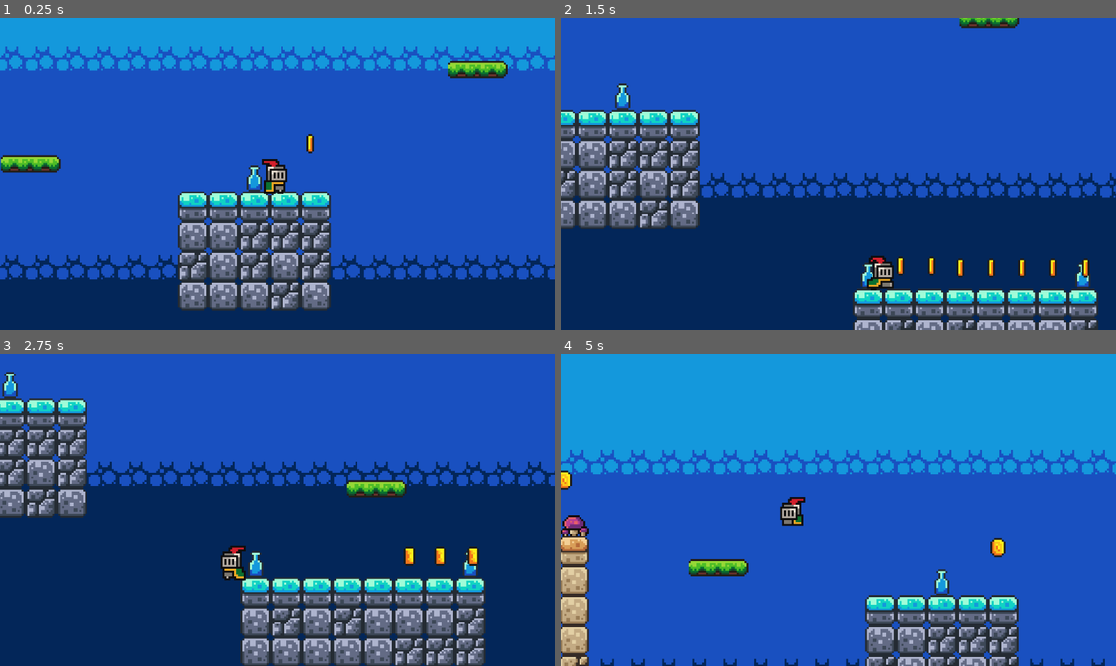
Above: before the commit, frames 1-4 (two rows, left to right).
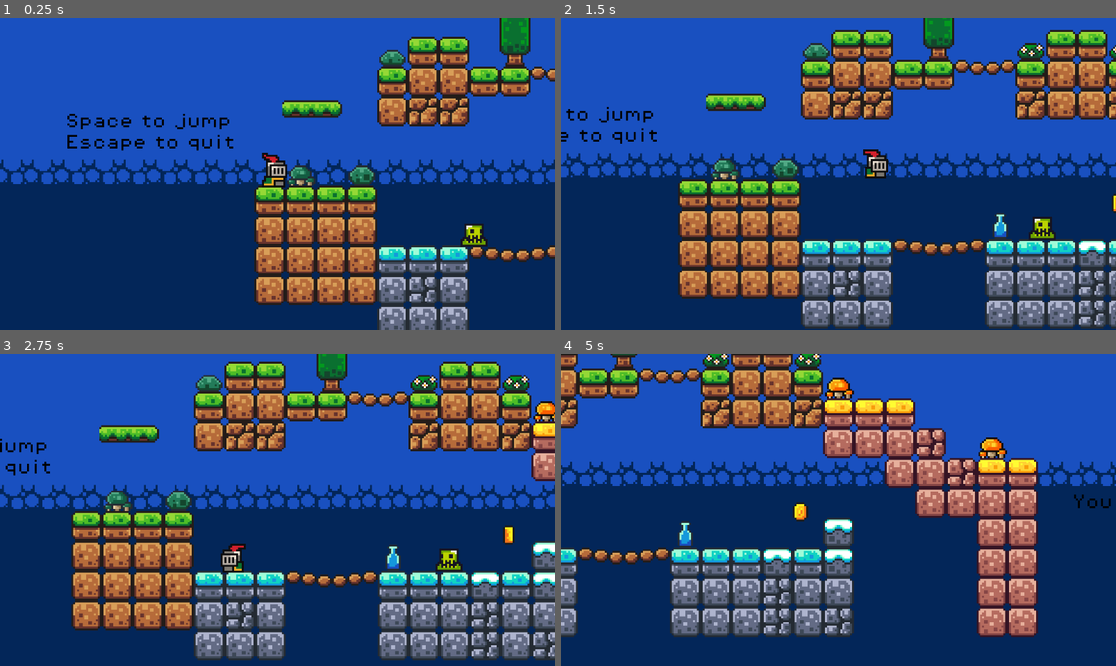
Above: after the commit, the same moments.

Repository: Bdavis90/Godot-2D-Game
Game: Godot game, scene res://Scenes/game.tscn
Same seed, same stepped clock (60 frames per second), same inputs: the game is played once before the commit and once after it.
Inputs:
- Up to frame 1 (0.25 s): no input
- Up to frame 2 (1.5 s): hold D (move_right) from 0.53 s (still down); tap Space (jump) at 0.6, 0.77, 1.07, 1.35 s
- Up to frame 3 (2.75 s): tap Space (jump) at 1.52, 1.82, 2.1 s; release D (move_right) at 2.03 s; hold A (move_left) from 2.03 s (still down)
- Up to frame 4 (5 s): release A (move_left) at 2.78 s; hold D (move_right) 2.78-4.28 s; tap Space (jump) at 2.85, 3.02, 3.32, 3.6, 3.77, 4.07, 4.35, 4.52, 4.82 s; hold A (move_left) from 4.28 s (still down)

The runs differ from the first frame. In frame 1, 59% of the frame differs, in the area x 0-100%, y 0-100%; in frame 2, 48%; in frame 3, 54%; in frame 4, 97%.

Commit message:
sounds for collecting coins and player damage. Added new hurt animation for player

Diff:
--- a/Scenes/coin.tscn
+++ b/Scenes/coin.tscn
@@ -1,7 +1,8 @@
-[gd_scene load_steps=17 format=3 uid="uid://75jt0kh85yxn"]
+[gd_scene load_steps=21 format=3 uid="uid://75jt0kh85yxn"]
 
 [ext_resource type="Texture2D" uid="uid://cg3eg418nrij0" path="res://Assets/sprites/coin.png" id="1_tta46"]
 [ext_resource type="Script" path="res://Scripts/coin.gd" id="1_wrb88"]
+[ext_resource type="AudioStream" uid="uid://dlsi8pkq10mua" path="res://Assets/sounds/coin.wav" id="3_jd3wu"]
 
 [sub_resource type="AtlasTexture" id="AtlasTexture_vmcti"]
 atlas = ExtResource("1_tta46")
@@ -98,6 +99,103 @@
 [sub_resource type="CircleShape2D" id="CircleShape2D_0fafe"]
 radius = 4.0
 
+[sub_resource type="Animation" id="Animation_ad2bl"]
+tracks/0/type = "value"
+tracks/0/imported = false
+tracks/0/enabled = true
+tracks/0/path = NodePath("AnimatedSprite2D:visible")
+tracks/0/interp = 1
+tracks/0/loop_wrap = true
+tracks/0/keys = {
+"times": PackedFloat32Array(0),
+"transitions": PackedFloat32Array(1),
+"update": 1,
+"values": [true]
+}
+tracks/1/type = "value"
+tracks/1/imported = false
+tracks/1/enabled = true
+tracks/1/path = NodePath("CollisionShape2D:disabled")
+tracks/1/interp = 1
+tracks/1/loop_wrap = true
+tracks/1/keys = {
+"times": PackedFloat32Array(0),
+"transitions": PackedFloat32Array(1),
+"update": 1,
+"values": [false]
+}
+tracks/2/type = "value"
+tracks/2/imported = false
+tracks/2/enabled = true
+tracks/2/path = NodePath("PickupSound:playing")
+tracks/2/interp = 1
+tracks/2/loop_wrap = true
+tracks/2/keys = {
+"times": PackedFloat32Array(0),
+"transitions": PackedFloat32Array(1),
+"update": 1,
+"values": [false]
+}
+
+[sub_resource type="Animation" id="Animation_pagaf"]
+resource_name = "pickup"
+tracks/0/type = "value"
+tracks/0/imported = false
+tracks/0/enabled = true
+tracks/0/path = NodePath("AnimatedSprite2D:visible")
+tracks/0/interp = 1
+tracks/0/loop_wrap = true
+tracks/0/keys = {
+"times": PackedFloat32Array(0),
+"transitions": PackedFloat32Array(1),
+"update": 1,
+"values": [false]
+}
+tracks/1/type = "value"
+tracks/1/imported = false
+tracks/1/enabled = true
+tracks/1/path = NodePath("CollisionShape2D:disabled")
+tracks/1/interp = 1
+tracks/1/loop_wrap = true
+tracks/1/keys = {
+"times": PackedFloat32Array(0),
+"transitions": PackedFloat32Array(1),
+"update": 1,
+"values": [true]
+}
+tracks/2/type = "value"
+tracks/2/imported = false
+tracks/2/enabled = true
+tracks/2/path = NodePath("PickupSound:playing")
+tracks/2/interp = 1
+tracks/2/loop_wrap = true
+tracks/2/keys = {
+"times": PackedFloat32Array(0),
+"transitions": PackedFloat32Array(1),
+"update": 1,
+"values": [true]
+}
+tracks/3/type = "method"
+tracks/3/imported = false
+tracks/3/enabled = true
+tracks/3/path = NodePath(".")
+tracks/3/interp = 1
+tracks/3/loop_wrap = true
+tracks/3/keys = {
+"times": PackedFloat32Array(1),
+"transitions": PackedFloat32Array(1),
+"values": [{
+"args": [],
+"method": &"queue_free"
+}]
+}
+
+[sub_resource type="AnimationLibrary" id="AnimationLibrary_gvdso"]
+_data = {
+"RESET": SubResource("Animation_ad2bl"),
+"pickup": SubResource("Animation_pagaf")
+}
+
 [node name="Coin" type="Area2D"]
 collision_mask = 2
 script = ExtResource("1_wrb88")
@@ -110,4 +208,12 @@
 [node name="CollisionShape2D" type="CollisionShape2D" parent="."]
 shape = SubResource("CircleShape2D_0fafe")
 
+[node name="PickupSound" type="AudioStreamPlayer2D" parent="."]
+stream = ExtResource("3_jd3wu")
+
+[node name="AnimationPlayer" type="AnimationPlayer" parent="."]
+libraries = {
+"": SubResource("AnimationLibrary_gvdso")
+}
+
 [connection signal="body_entered" from="." to="." method="_on_body_entered"]
--- a/Scenes/game.tscn
+++ b/Scenes/game.tscn
@@ -416,6 +416,21 @@
 
 [sub_resource type="WorldBoundaryShape2D" id="WorldBoundaryShape2D_styup"]
 
+[sub_resource type="Animation" id="Animation_xig1c"]
+length = 0.001
+tracks/0/type = "value"
+tracks/0/imported = false
+tracks/0/enabled = true
+tracks/0/path = NodePath(".:position")
+tracks/0/interp = 1
+tracks/0/loop_wrap = true
+tracks/0/keys = {
+"times": PackedFloat32Array(0),
+"transitions": PackedFloat32Array(1),
+"update": 0,
+"values": [Vector2(365, 109)]
+}
+
 [sub_resource type="Animation" id="Animation_7bn1x"]
 resource_name = "move"
 loop_mode = 2
@@ -432,7 +447,13 @@
 "values": [Vector2(365, 109), Vector2(451, 109)]
 }
 
-[sub_resource type="Animation" id="Animation_xig1c"]
+[sub_resource type="AnimationLibrary" id="AnimationLibrary_scas6"]
+_data = {
+"RESET": SubResource("Animation_xig1c"),
+"move": SubResource("Animation_7bn1x")
+}
+
+[sub_resource type="Animation" id="Animation_1eyxw"]
 length = 0.001
 tracks/0/type = "value"
 tracks/0/imported = false
@@ -444,13 +465,7 @@
 "times": PackedFloat32Array(0),
 "transitions": PackedFloat32Array(1),
 "update": 0,
-"values": [Vector2(365, 109)]
-}
-
-[sub_resource type="AnimationLibrary" id="AnimationLibrary_scas6"]
-_data = {
-"RESET": SubResource("Animation_xig1c"),
-"move": SubResource("Animation_7bn1x")
+"values": [Vector2(1324, 122)]
 }
 
 [sub_resource type="Animation" id="Animation_0b3ij"]
@@ -470,21 +485,6 @@
 "values": [Vector2(1324, 144), Vector2(1324, 25)]
 }
 
-[sub_resource type="Animation" id="Animation_1eyxw"]
-length = 0.001
-tracks/0/type = "value"
-tracks/0/imported = false
-tracks/0/enabled = true
-tracks/0/path = NodePath(".:position")
-tracks/0/interp = 1
-tracks/0/loop_wrap = true
-tracks/0/keys = {
-"times": PackedFloat32Array(0),
-"transitions": PackedFloat32Array(1),
-"update": 0,
-"values": [Vector2(1324, 122)]
-}
-
 [sub_resource type="AnimationLibrary" id="AnimationLibrary_ttaeg"]
 _data = {
 "RESET": SubResource("Animation_1eyxw"),
@@ -516,10 +516,10 @@
 layer_0/name = "Background"
 layer_0/tile_data = PackedInt32Array(327679, 1, 14, 393215, 1, 15, 262144, 1, 14, 327680, 1, 15, 262145, 1, 14, 327681, …(63523 unchanged characters)…
 layer_1/name = "Mid"
-layer_1/tile_data = PackedInt32Array(327680, 1, 0, 327681, 1 …(6440 unchanged characters)… 3217, 0, 131168, 1, 8, 196705, 393217, 0)
+layer_1/tile_data = PackedInt32Array(327680, 1, 0, 327681, 1 …(6440 unchanged characters)… 3217, 0, 131168, 1, 8, 196705, 393217, 0, 589836, 393217, 1, 524300, 393217, 1, 458764, 393217, 0, 524303, 393217, 1, 589839, 524289, 1, 458767, 458753, 1, 393231, 458753, 1)
 
 [node name="Player" parent="." instance=ExtResource("1_777jt")]
-position = Vector2(1145, 67)
+position = Vector2(7, 121)
 
 [node name="Camera2D" type="Camera2D" parent="Player"]
 position = Vector2(1, -7)
@@ -564,30 +564,29 @@
 [node name="Platform5" parent="Platforms" instance=ExtResource("3_cse00")]
 position = Vector2(1250, 11)
 
-[node name="Slime" parent="." instance=ExtResource("6_wev6c")]
-position = Vector2(540, 123)
-
 [node name="Labels" type="Node" parent="."]
 
 [node name="Label" type="Label" parent="Labels"]
 offset_left = -102.0
-offset_top = 96.0
+offset_top = 83.0
 offset_right = 31.0
-offset_bottom = 171.0
+offset_bottom = 158.0
 theme_override_colors/font_color = Color(0, 0, 0, 1)
 theme_override_fonts/font = ExtResource("7_tf6be")
 theme_override_font_sizes/font_size = 8
-text = "Space to jump"
+text = "Space to jump
+Escape to quit"
 
 [node name="Label2" type="Label" parent="Labels"]
-offset_left = 350.0
-offset_top = 137.0
-offset_right = 483.0
-offset_bottom = 160.0
+offset_left = 364.0
+offset_top = 124.0
+offset_right = 497.0
+offset_bottom = 147.0
 theme_override_colors/font_color = Color(0, 0, 0, 1)
 theme_override_fonts/font = ExtResource("7_tf6be")
 theme_override_font_sizes/font_size = 8
-text = "Falling hurts
+text = "You fall you die
+
 "
 
 [node name="Label3" type="Label" parent="Labels"]
@@ -701,3 +700,6 @@
 
 [node name="Coin30" parent="Coins" instance=ExtResource("4_qwd7l")]
 position = Vector2(1547, 65)
+
+[node name="slime" parent="." instance=ExtResource("6_wev6c")]
+position = Vector2(95, 140)
--- /dev/null
+++ b/Scenes/music.tscn
@@ -0,0 +1,8 @@
+[gd_scene load_steps=2 format=3 uid="uid://c4vjbvhopsswc"]
+
+[ext_resource type="AudioStream" uid="uid://t76yad8o13ko" path="res://Assets/music/time_for_adventure.mp3" id="1_qpwac"]
+
+[node name="Music" type="AudioStreamPlayer2D"]
+stream = ExtResource("1_qpwac")
+autoplay = true
+bus = &"Music"
--- a/Scenes/player.tscn
+++ b/Scenes/player.tscn
@@ -1,7 +1,24 @@
-[gd_scene load_steps=26 format=3 uid="uid://b64obw1264rpd"]
+[gd_scene load_steps=32 format=3 uid="uid://b64obw1264rpd"]
 
 [ext_resource type="Script" path="res://Scripts/player.gd" id="1_j7i0r"]
 [ext_resource type="Texture2D" uid="uid://pmhbktwjlhob" path="res://Assets/sprites/knight.png" id="1_v1mj0"]
+[ext_resource type="AudioStream" uid="uid://c4ls2ch1g3hy1" path="res://Assets/sounds/hurt.wav" id="3_b6tjl"]
+
+[sub_resource type="AtlasTexture" id="AtlasTexture_s7mtj"]
+atlas = ExtResource("1_v1mj0")
+region = Rect2(0, 192, 32, 32)
+
+[sub_resource type="AtlasTexture" id="AtlasTexture_kg06c"]
+atlas = ExtResource("1_v1mj0")
+region = Rect2(32, 192, 32, 32)
+
+[sub_resource type="AtlasTexture" id="AtlasTexture_3kbor"]
+atlas = ExtResource("1_v1mj0")
+region = Rect2(64, 192, 32, 32)
+
+[sub_resource type="AtlasTexture" id="AtlasTexture_jkv5m"]
+atlas = ExtResource("1_v1mj0")
+region = Rect2(96, 192, 32, 32)
 
 [sub_resource type="AtlasTexture" id="AtlasTexture_7adxf"]
 atlas = ExtResource("1_v1mj0")
@@ -89,6 +106,23 @@
 
 [sub_resource type="SpriteFrames" id="SpriteFrames_4uml7"]
 animations = [{
+"frames": [{
+"duration": 1.0,
+"texture": SubResource("AtlasTexture_s7mtj")
+}, {
+"duration": 1.0,
+"texture": SubResource("AtlasTexture_kg06c")
+}, {
+"duration": 1.0,
+"texture": SubResource("AtlasTexture_3kbor")
+}, {
+"duration": 1.0,
+"texture": SubResource("AtlasTexture_jkv5m")
+}],
+"loop": true,
+"name": &"hurt",
+"speed": 10.0
+}, {
 "frames": [{
 "duration": 1.0,
 "texture": SubResource("AtlasTexture_7adxf")
@@ -167,6 +201,20 @@
 "name": &"run",
 "speed": 10.0
 }]
+
+[sub_resource type="GDScript" id="GDScript_7jnuk"]
+script/source = "extends AnimatedSprite2D
+
+
+# Called when the node enters the scene tree for the first time.
+func _ready():
+	pass # Replace with function body.
+
+
+# Called every frame. 'delta' is the elapsed time since the previous frame.
+func _process(delta):
+	pass
+"
 
 [sub_resource type="CircleShape2D" id="CircleShape2D_c58da"]
 radius = 5.0
@@ -179,10 +227,15 @@
 [node name="AnimatedSprite2D" type="AnimatedSprite2D" parent="."]
 position = Vector2(0, -12)
 sprite_frames = SubResource("SpriteFrames_4uml7")
-animation = &"run"
+animation = &"hurt"
 autoplay = "idle"
-frame_progress = 0.00157387
+frame_progress = 0.513422
+script = SubResource("GDScript_7jnuk")
 
 [node name="CollisionShape2D" type="CollisionShape2D" parent="."]
 position = Vector2(0, -6)
 shape = SubResource("CircleShape2D_c58da")
+
+[node name="HurtSound" type="AudioStreamPlayer2D" parent="."]
+stream = ExtResource("3_b6tjl")
+bus = &"SFX"
--- a/Scenes/slime.tscn
+++ b/Scenes/slime.tscn
@@ -1,66 +1,68 @@
-[gd_scene load_steps=10 format=3 uid="uid://dfp3fe3yuw26k"]
+[gd_scene load_steps=9 format=3 uid="uid://dmb2a5q6ygjyb"]
 
 [ext_resource type="Script" path="res://Scripts/slime.gd" id="1_a1vor"]
 [ext_resource type="Texture2D" uid="uid://dneakxmtorsl6" path="res://Assets/sprites/slime_green.png" id="1_x125v"]
-[ext_resource type="PackedScene" uid="uid://cerwa4gji0lkq" path="res://Scenes/killzone.tscn" id="2_yxxk2"]
 
-[sub_resource type="AtlasTexture" id="AtlasTexture_jwepu"]
+[sub_resource type="RectangleShape2D" id="RectangleShape2D_x8ufe"]
+size = Vector2(8, 8)
+
+[sub_resource type="AtlasTexture" id="AtlasTexture_cd7we"]
 atlas = ExtResource("1_x125v")
 region = Rect2(0, 24, 24, 24)
 
-[sub_resource type="AtlasTexture" id="AtlasTexture_pxeh0"]
+[sub_resource type="AtlasTexture" id="AtlasTexture_mwqps"]
 atlas = ExtResource("1_x125v")
 region = Rect2(24, 24, 24, 24)
 
-[sub_resource type="AtlasTexture" id="AtlasTexture_cde4d"]
+[sub_resource type="AtlasTexture" id="AtlasTexture_4mwea"]
 atlas = ExtResource("1_x125v")
 region = Rect2(48, 24, 24, 24)
 
-[sub_resource type="AtlasTexture" id="AtlasTexture_a4fui"]
+[sub_resource type="AtlasTexture" id="AtlasTexture_d56ym"]
 atlas = ExtResource("1_x125v")
 region = Rect2(72, 24, 24, 24)
 
-[sub_resource type="SpriteFrames" id="SpriteFrames_al163"]
+[sub_resource type="SpriteFrames" id="SpriteFrames_so662"]
 animations = [{
 "frames": [{
 "duration": 1.0,
-"texture": SubResource("AtlasTexture_jwepu")
+"texture": SubResource("AtlasTexture_cd7we")
 }, {
 "duration": 1.0,
-"texture": SubResource("AtlasTexture_pxeh0")
+"texture": SubResource("AtlasTexture_mwqps")
 }, {
 "duration": 1.0,
-"texture": SubResource("AtlasTexture_cde4d")
+"texture": SubResource("AtlasTexture_4mwea")
 }, {
 "duration": 1.0,
-"texture": SubResource("AtlasTexture_a4fui")
+"texture": SubResource("AtlasTexture_d56ym")
 }],
 "loop": true,
 "name": &"default",
 "speed": 10.0
 }]
 
-[sub_resource type="RectangleShape2D" id="RectangleShape2D_qovbt"]
-size = Vector2(10, 14)
-
-[node name="Slime" type="Node2D"]
+[node name="slime" type="Area2D"]
+collision_mask = 2
 script = ExtResource("1_a1vor")
 
+[node name="CollisionShape2D" type="CollisionShape2D" parent="."]
+position = Vector2(0, 6)
+shape = SubResource("RectangleShape2D_x8ufe")
+
 [node name="AnimatedSprite2D" type="AnimatedSprite2D" parent="."]
-sprite_frames = SubResource("SpriteFrames_al163")
-autoplay = "default"
-frame_progress = 0.417133
-
-[node name="Killzone" parent="." instance=ExtResource("2_yxxk2")]
-
-[node name="CollisionShape2D" type="CollisionShape2D" parent="Killzone"]
-position = Vector2(0, 5)
-shape = SubResource("RectangleShape2D_qovbt")
+sprite_frames = SubResource("SpriteFrames_so662")
+frame_progress = 0.795317
 
 [node name="RayCastRight" type="RayCast2D" parent="."]
 position = Vector2(0, 6)
-target_position = Vector2(9, -1)
+target_position = Vector2(9, 0)
 
 [node name="RayCastLeft" type="RayCast2D" parent="."]
 position = Vector2(0, 6)
-target_position = Vector2(-11, 0)
+target_position = Vector2(-10, 0)
+
+[node name="Timer" type="Timer" parent="."]
+
+[connection signal="body_entered" from="." to="." method="_on_body_entered"]
+[connection signal="timeout" from="Timer" to="." method="_on_timer_timeout"]
--- a/Scripts/coin.gd
+++ b/Scripts/coin.gd
@@ -2,7 +2,8 @@
 
 
 @onready var game_manager = %GameManager
+@onready var animation_player = $AnimationPlayer
 
 func _on_body_entered(body):
 	game_manager.add_point()
-	queue_free()
+	animation_player.play("pickup")
--- a/Scripts/gamemanager.gd
+++ b/Scripts/gamemanager.gd
@@ -9,6 +9,10 @@
 func _ready():
 	totalCoins = coins.get_child_count()
 
+func _process(delta):
+	if Input.is_action_just_pressed("quit"):
+		get_tree().quit()
+
 func add_point():
 	score += 1
 	if score == 1:
--- a/Scripts/killzone.gd
+++ b/Scripts/killzone.gd
@@ -1,6 +1,5 @@
 extends Area2D
 
-#@onready var camera = $"../Player/Camera2D"
 @onready var timer = $Timer
 
 func _on_body_entered(body):
@@ -11,7 +10,5 @@
 
 
 func _on_timer_timeout():
-	#camera.limit_bottom = 1
-	#camera.limit_top = 1
 	Engine.time_scale = 1.0
 	get_tree().reload_current_scene()
--- a/Scripts/player.gd
+++ b/Scripts/player.gd
@@ -1,11 +1,15 @@
 extends CharacterBody2D
+class_name Player
 
 const SPEED = 130.0
 const JUMP_VELOCITY = -300.0
-@onready var animated_sprite = $AnimatedSprite2D
-
 # Get the gravity from the project settings to be synced with RigidBody nodes.
 var gravity = ProjectSettings.get_setting("physics/2d/default_gravity")
+
+@onready var hurt_sound = $HurtSound
+@onready var animated_sprite = $AnimatedSprite2D
+var isHurting = false
+var lives = 3
 
 func _physics_process(delta):
 	# Add the gravity.
@@ -29,10 +33,13 @@
 
 	# Play animations
 	if is_on_floor():
-		if direction == 0:
-			animated_sprite.play("idle")
-		else:
-			animated_sprite.play("run")
+		if isHurting:
+			animated_sprite.play("hurt")
+		elif not isHurting:
+			if direction == 0:
+				animated_sprite.play("idle")
+			else:
+				animated_sprite.play("run")
 	else:
 		animated_sprite.play("jumping")
 
--- a/Scripts/slime.gd
+++ b/Scripts/slime.gd
@@ -1,21 +1,41 @@
-extends Node2D
-
-const SPEED = 60
-var direction = 1;
+extends Area2D
 
 @onready var ray_cast_right = $RayCastRight
 @onready var ray_cast_left = $RayCastLeft
 @onready var animated_sprite = $AnimatedSprite2D
+@onready var timer = $Timer
 
+var player: Player
+var direction = 1
+var SPEED = 60
 
-
-
-# Called every frame. 'delta' is the elapsed time since the previous frame.
 func _process(delta):
 	if ray_cast_right.is_colliding():
 		direction = -1
 		animated_sprite.flip_h = true
 	if ray_cast_left.is_colliding():
-		direction = 1;
+		direction = 1
 		animated_sprite.flip_h = false
+
 	position.x += direction * delta * SPEED
+
+
+
+func _on_body_entered(body):
+	player = body
+	if player:
+		player.lives = player.lives - 1
+		player.hurt_sound.play()
+		print(player.lives)
+		if player.lives <= 0:
+			player.get_node("CollisionShape2D").queue_free()
+		timer.start()
+		player.isHurting = true
+
+
+func _on_timer_timeout():
+	if player.isHurting:
+		player.isHurting = false
+		return
+	if player.lives <= 0:
+		get_tree().reload_current_scene()
--- /dev/null
+++ b/default_bus_layout.tres
@@ -0,0 +1,15 @@
+[gd_resource type="AudioBusLayout" format=3 uid="uid://cghyup2cri6s4"]
+
+[resource]
+bus/1/name = &"Music"
+bus/1/solo = false
+bus/1/mute = false
+bus/1/bypass_fx = false
+bus/1/volume_db = -12.4611
+bus/1/send = &"Master"
+bus/2/name = &"SFX"
+bus/2/solo = false
+bus/2/mute = false
+bus/2/bypass_fx = false
+bus/2/volume_db = 0.0
+bus/2/send = &"Master"
--- a/project.godot
+++ b/project.godot
@@ -14,6 +14,10 @@
 run/main_scene="res://Scenes/game.tscn"
 config/features=PackedStringArray("4.2", "Forward Plus")
 config/icon="res://icon.svg"
+
+[autoload]
+
+Music="*res://Scenes/music.tscn"
 
 [input]
 
@@ -50,7 +54,7 @@
 }
 move_left={
 "deadzone": 0.5,
-"events": [Object(InputEventKey,"resource_local_to_scene":false,"resource_name":"","device":-1,"window_id":0,"alt_pressed":false,"shift_pressed":false,"ctrl_pressed":false,"meta_pressed":false,"pressed":false,"keycode":0,"physical_keycode":65,"key_label":0,"unicode":97,"echo":false,"script":null)
+"events": [Object(InputEventKey,"resource_local_to_scene":false,"resource_name":"","device":-1,"window_id":0,"alt_pressed":false,"shift_pressed":false,"ctrl_pressed":false,"meta_pressed":false,"pressed":false,"keycode":65,"physical_keycode":65,"key_label":65,"unicode":97,"echo":false,"script":null)
 , Object(InputEventKey,"resource_local_to_scene":false,"resource_name":"","device":-1,"window_id":0,"alt_pressed":false,"shift_pressed":false,"ctrl_pressed":false,"meta_pressed":false,"pressed":false,"keycode":0,"physical_keycode":4194319,"key_label":0,"unicode":0,"echo":false,"script":null)
 ]
 }
@@ -60,6 +64,11 @@
 , Object(InputEventKey,"resource_local_to_scene":false,"resource_name":"","device":-1,"window_id":0,"alt_pressed":false,"shift_pressed":false,"ctrl_pressed":false,"meta_pressed":false,"pressed":false,"keycode":0,"physical_keycode":4194321,"key_label":0,"unicode":0,"echo":false,"script":null)
 ]
 }
+quit={
+"deadzone": 0.5,
+"events": [Object(InputEventKey,"resource_local_to_scene":false,"resource_name":"","device":-1,"window_id":0,"alt_pressed":false,"shift_pressed":false,"ctrl_pressed":false,"meta_pressed":false,"pressed":false,"keycode":0,"physical_keycode":4194305,"key_label":0,"unicode":0,"echo":false,"script":null)
+]
+}
 
 [rendering]
 
Not shown, changed: Assets/music/time_for_adventure.mp3.import
Not shown: 1 places in Scenes/game.tscn that only renumber resources
